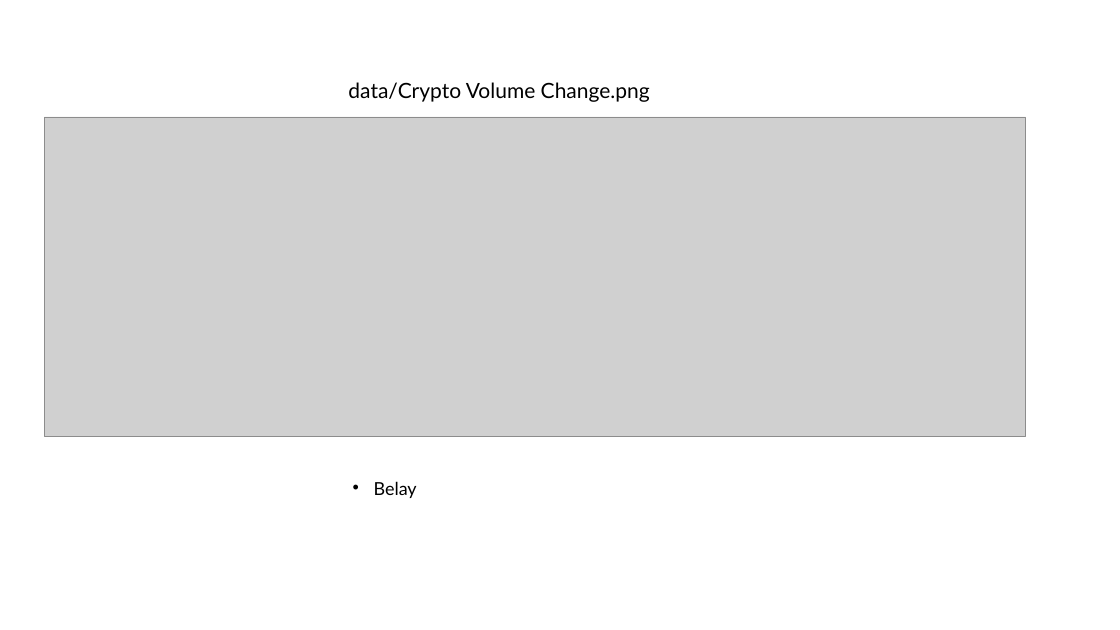
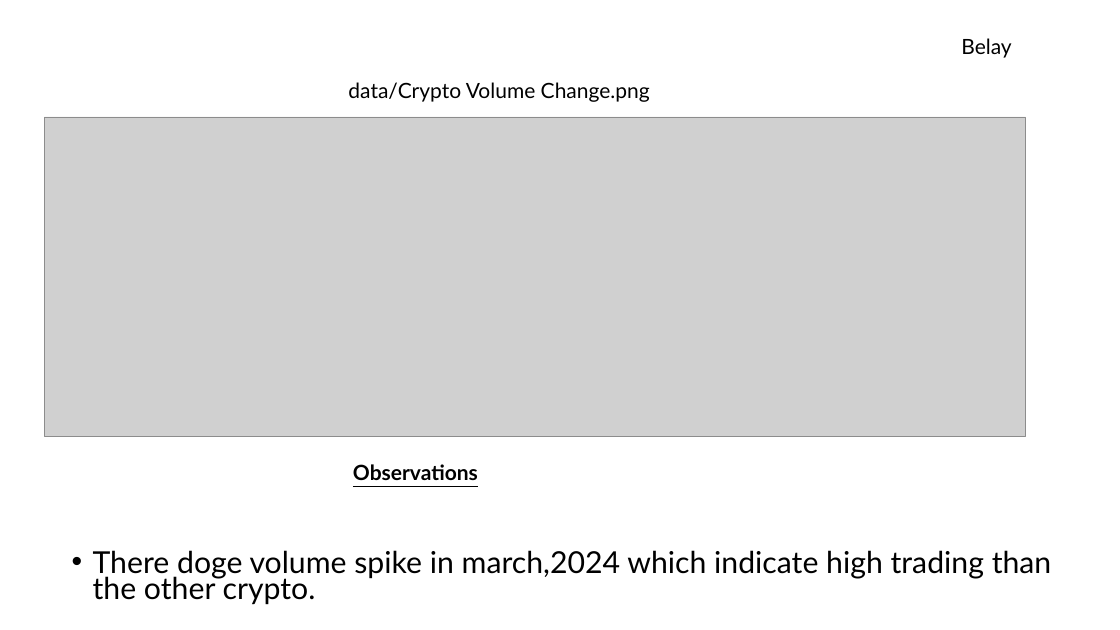
Before and after one commit to Belayohio/project_1, a slide deck: slide 4 of data/Slide_project_1.pptx. Drawn at 1120x630 pixels with LibreOffice and Linux fonts; fonts in the diff are those of the drawing; grey boxes stand for pictures. Boxes give left, top, right and bottom in pixels: in the first picture for what was removed or moved away, otherwise in the second. Text is boxed around its words. In the diff, an @@ line names an element or a change of style, - is before the commit and + after.

Commit message:
modified

```diff
--- a/data/Slide_project_1.pptx
+++ b/data/Slide_project_1.pptx
@@ text "Belay": place and size @@
-text "Belay" at (374,481,417,498)
+text "Belay" at (961,38,1011,58)
@@ text "Belay" at (961,38,1011,58): size 15.4 to 18 pt; bullet • to none; line spacing 0.7 to 1; less space between paragraphs @@
@@ text added at (353,464,478,480), 18 pt, text #000000, bold, underline @@
+Observations
@@ text added at (93,550,1052,604), 25.9 pt, text #000000 @@
+• There doge volume spike in march,2024 which indicate high trading than the other crypto.
```
Also in this commit, not shown: 5 other slides changed, 2 slides removed.
